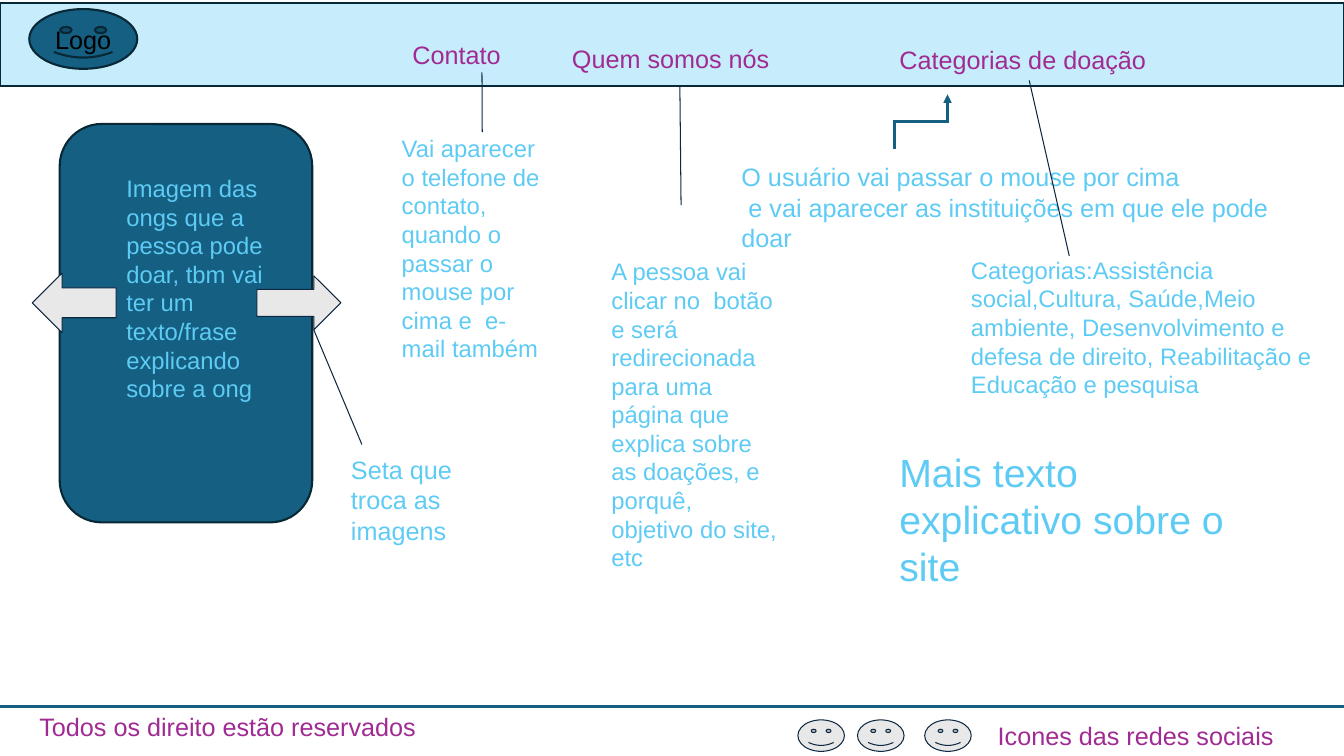
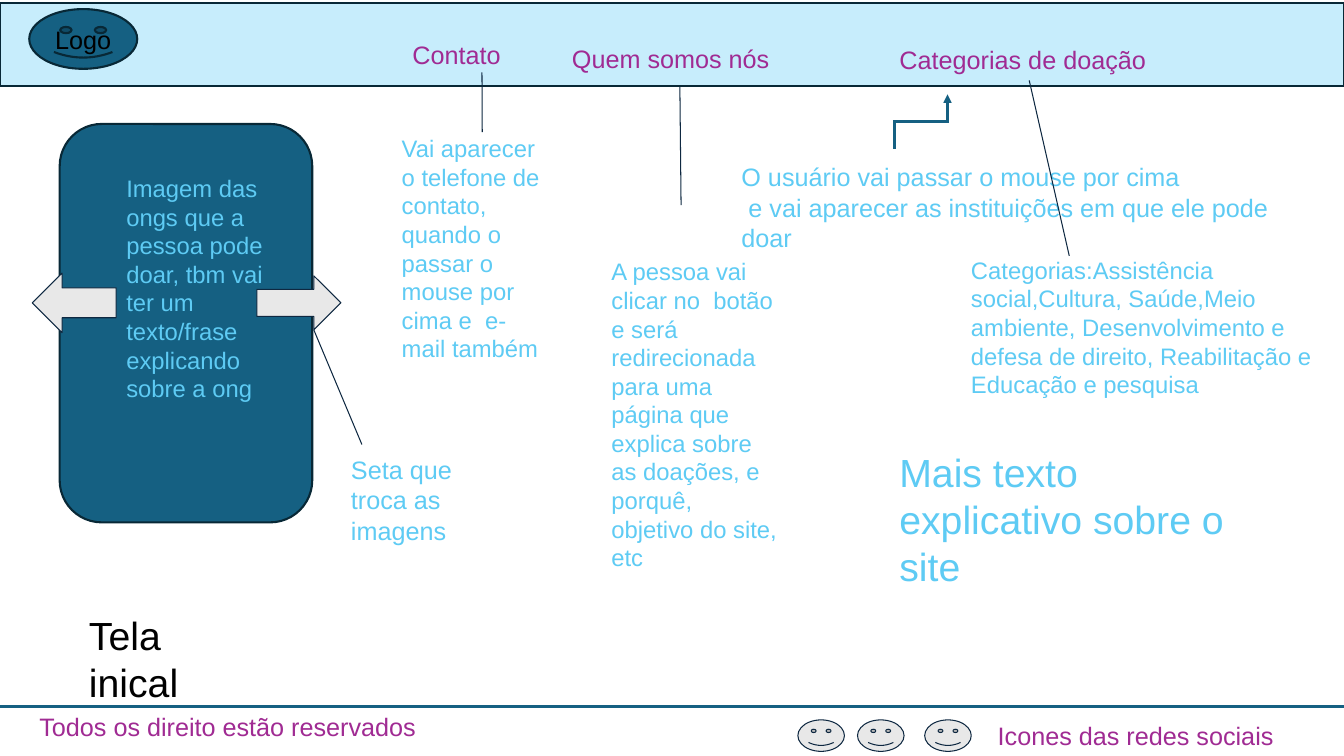
Before and after one commit to kauam0/Projeto-1, a slide deck: slide 6 of TCC - DOCUMENTAÇÃO/Escopo do TCC.pptx (slide 5 before the commit). Drawn at 1344x756 pixels with LibreOffice and Linux fonts; fonts in the diff are those of the drawing. Boxes give left, top, right and bottom in pixels: in the first picture for what was removed or moved away, otherwise in the second. Text is boxed around its words. In the diff, an @@ line names an element or a change of style, - is before the commit and + after.

```diff
--- a/TCC - DOCUMENTAÇÃO/Escopo do TCC.pptx
+++ b/TCC - DOCUMENTAÇÃO/Escopo do TCC.pptx
@@ text added at [89, 621, 178, 698], 28 pt, text #000000 @@
+Tela inical
```
Also in this commit, not shown: 6 other slides changed, 1 slide added, 6 other files.
